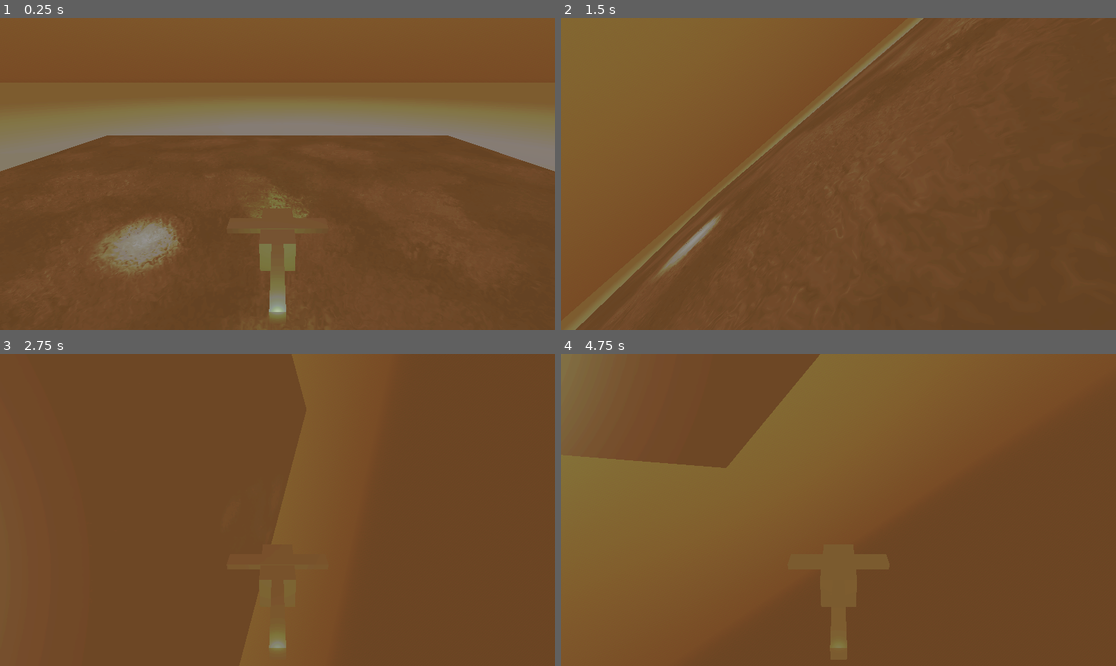
Above: before the commit, frames 1-4 (two rows, left to right).
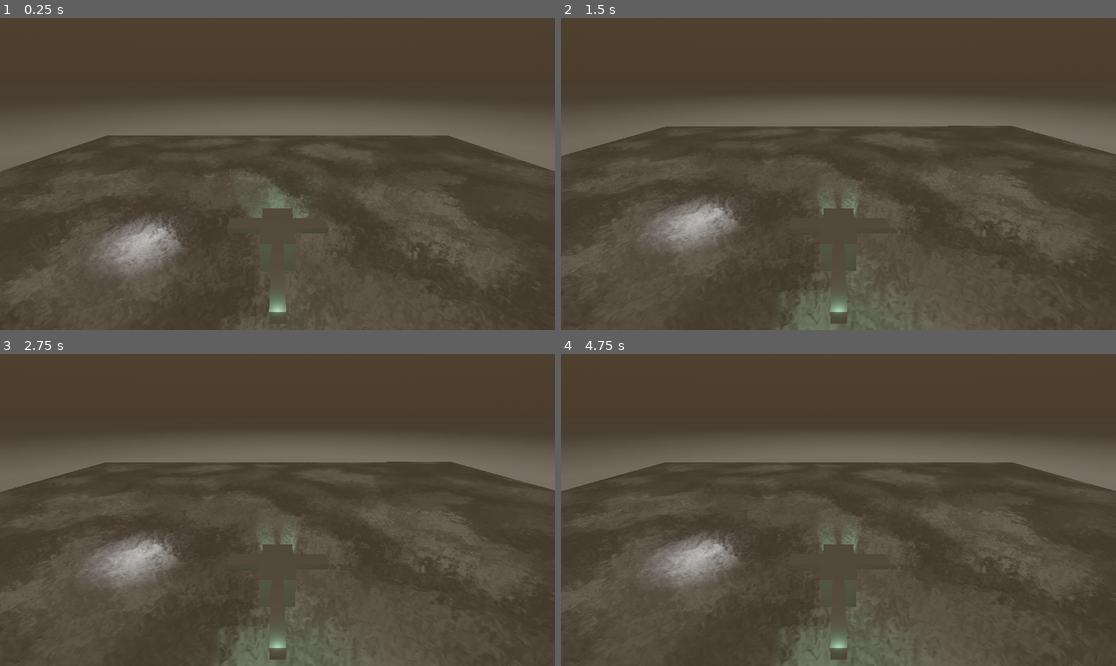
Above: after the commit, the same moments.

Repository: fracter2/here-be-le-dragon
Game: Godot game, scene res://Content/World.tscn
Same seed, same stepped clock (60 frames per second), same inputs: the game is played once before the commit and once after it.
Inputs:
- Up to frame 1 (0.25 s): no input
- Up to frame 2 (1.5 s): hold D (barrel_right) 0.53-1.28 s; tap P (flip_pitch) at 0.6, 1.35 s; hold Down (pitch_down) from 1.28 s (still down)
- Up to frame 3 (2.75 s): release Down (pitch_down) at 2.03 s; hold D (barrel_right) from 2.03 s (still down); tap P (flip_pitch) at 2.1 s
- Up to frame 4 (4.75 s): release D (barrel_right) at 2.78 s; hold Up (pitch_up) 2.78-3.53 s; tap P (flip_pitch) at 2.85, 3.6, 4.35 s; hold A (barrel_left) from 3.53 s (still down)

The runs differ from the first frame. In frame 1, 89% of the frame differs, in the area x 0-100%, y 0-100%; in frame 2, 95%; in frame 3, 99%; in frame 4, 100%.

Commit message:
cleaned up helicopter code and added mass to thrust and rotation calculation. Also separated the color adjustments in World, and tweaked it a bit

Diff:
--- a/Content/Helicopter.tscn
+++ b/Content/Helicopter.tscn
@@ -28,19 +28,16 @@
 [node name="Helicopter" type="RigidBody3D"]
 collision_layer = 2
 mass = 300.0
-linear_damp = 0.486
-angular_damp = 2.274
+linear_damp = 0.1
+angular_damp = 0.8
 script = ExtResource("1_nikds")
-speed_pitch = 3.0
-speed_barrel = 3.0
-speed_yaw = 3.0
-speed_thrust = 12000.0
 flip_pitch = -1.0
+rotation_multiplier = 200.0
+thrust_up = 30.0
 
 [node name="CollisionShape3D" type="CollisionShape3D" parent="."]
 transform = Transform3D(1, 0, 0, 0, 1, 0, 0, 0, 1, 0, 0.411, -0.511)
 shape = SubResource("BoxShape3D_6r8wy")
-disabled = true
 metadata/_edit_group_ = true
 
 [node name="Body" type="CSGBox3D" parent="CollisionShape3D"]
@@ -89,3 +86,10 @@
 transform = Transform3D(1, 0, 0, 0, 1, 0, 0, 0, 1, 0, 3.06678, 0)
 visible = false
 mesh = SubResource("BoxMesh_nikds")
+
+[node name="UI" type="CanvasLayer" parent="."]
+
+[node name="InputDisplay" type="Label" parent="UI"]
+visible = false
+offset_right = 40.0
+offset_bottom = 40.0
--- a/Content/World.tscn
+++ b/Content/World.tscn
@@ -3,8 +3,7 @@
 [ext_resource type="PackedScene" uid="uid://d1gyep613eqe1" path="res://Content/Helicopter.tscn" id="1_k5ufn"]
 
 [sub_resource type="Gradient" id="Gradient_k5ufn"]
-offsets = PackedFloat32Array(0, 0.0833333, 0.205556, 0.288793, 0.336207, 0.372222, 0.405556, 0.527778, 0.588889, 0.8, 1)
-colors = PackedColorArray(0, 0, 0, 1, 7.52043e-10, 0.0477443, 0.000931324, 1, 0.119996, 0.0925577, 0.0441069, 1, 0.217604, 0.204931, 0.182553, 1, 0.301382, 0.301382, 0.301382, 1, 0.456231, 0.456231, 0.456231, 1, 0.51282, 0.483434, 0.425593, 1, 0.560762, 0.560762, 0.560762, 1, 0.605864, 0.582232, 0.51995, 1, 0.834705, 0.779139, 0.728304, 1, 1, 1, 1, 1)
+interpolation_mode = 2
 
 [sub_resource type="GradientTexture1D" id="GradientTexture1D_t4kx2"]
 gradient = SubResource("Gradient_k5ufn")
@@ -30,7 +29,8 @@
 glow_hdr_threshold = 0.83
 fog_enabled = true
 fog_mode = 1
-fog_light_color = Color(0.39146, 0.35297, 0.295208, 1)
+fog_light_color = Color(0.556957, 0.509324, 0.437992, 1)
+fog_light_energy = 0.33
 fog_sun_scatter = 0.33
 fog_density = 1.0
 fog_sky_affect = 0.809
@@ -79,9 +79,6 @@
 [sub_resource type="BoxShape3D" id="BoxShape3D_k5ufn"]
 size = Vector3(20000, 3.40912, 20000)
 
-[sub_resource type="BoxShape3D" id="BoxShape3D_t4kx2"]
-size = Vector3(80, 5, 80)
-
 [sub_resource type="FastNoiseLite" id="FastNoiseLite_k5ufn"]
 noise_type = 3
 fractal_type = 3
@@ -125,11 +122,15 @@
 albedo_texture = SubResource("NoiseTexture2D_t4kx2")
 normal_enabled = true
 normal_texture = SubResource("NoiseTexture2D_53wj3")
+rim_enabled = true
 heightmap_enabled = true
 heightmap_texture = SubResource("NoiseTexture2D_pq6nd")
 distance_fade_min_distance = 0.61
 distance_fade_max_distance = 12.77
 
+[sub_resource type="BoxShape3D" id="BoxShape3D_t4kx2"]
+size = Vector3(80, 5, 80)
+
 [sub_resource type="SceneReplicationConfig" id="SceneReplicationConfig_k5ufn"]
 
 [node name="World" type="Node3D"]
@@ -141,11 +142,13 @@
 transform = Transform3D(0.947769, 0.104918, -0.301207, 0, 0.944351, 0.328941, 0.318957, -0.31176, 0.895026, -4.66732, 11.3223, 12.0528)
 attributes = SubResource("CameraAttributesPractical_wdgk3")
 fov = 78.9
+far = 750.0
 script = SubResource("GDScript_k5ufn")
 
 [node name="DirectionalLight3D" type="DirectionalLight3D" parent="."]
 transform = Transform3D(0.913886, 0.132017, -0.383906, 0.265785, 0.520252, 0.811601, 0.306873, -0.843748, 0.440363, 0, 16.5198, 0)
-light_energy = 0.295
+light_color = Color(0.813536, 0.762062, 0.713064, 1)
+light_energy = 1.046
 
 [node name="Map" type="Node3D" parent="."]
 
@@ -160,16 +163,20 @@
 transform = Transform3D(1, 0, 0, 0, 1, 0, 0, 0, 1, 0, -1.55234, 0)
 shape = SubResource("BoxShape3D_k5ufn")
 
+[node name="CSGBox3D" type="CSGBox3D" parent="Map"]
+use_collision = true
+size = Vector3(80, 5, 80)
+material = SubResource("StandardMaterial3D_hlcxu")
+
 [node name="StaticBody3D" type="StaticBody3D" parent="Map"]
+visible = false
 collision_priority = 100.0
 metadata/_edit_group_ = true
 
 [node name="CollisionShape3D" type="CollisionShape3D" parent="Map/StaticBody3D"]
+visible = false
 shape = SubResource("BoxShape3D_t4kx2")
-
-[node name="CSGBox3D" type="CSGBox3D" parent="Map/StaticBody3D/CollisionShape3D"]
-size = Vector3(80, 5, 80)
-material = SubResource("StandardMaterial3D_hlcxu")
+disabled = true
 
 [node name="Entities" type="Node3D" parent="."]
 
--- a/Content/helicopter.gd
+++ b/Content/helicopter.gd
@@ -1,14 +1,22 @@
 extends RigidBody3D
 
-@export var speed_pitch:float = 10
-@export var speed_barrel:float = 10
-@export var speed_yaw:float = 10
-@export var speed_thrust:float = 10
+@export var flip_pitch : float = 1
+@export var multiply_by_mass: bool = true
 
-@export var flip_pitch : float = 1
+
+
+@export_group("Rotation", "rotation_")
+@export var rotation_multiplier: float = 1
+@export var rotation_pitch:float = 1
+@export var rotation_barrel:float = 1
+@export var rotation_yaw:float = 1
+
+@export_group("Thrust", "thrust_")
+@export var thrust_up:float = 4
 
 
 @onready var debug_thrust_pointer: MeshInstance3D = $DebugThrustPointer
+@onready var input_display: Label = $UI/InputDisplay
 
 # Called when the node enters the scene tree for the first time.
 func _ready() -> void:
@@ -30,29 +38,12 @@
 	var input_yaw:float = Input.get_axis(&"yaw_right", &"yaw_left")
 	var input_thrust:float = Input.get_axis(&"thrust_down", &"thrust_up")
 
-	var rot:Vector3 = Vector3(input_pitch * speed_pitch, input_yaw * speed_yaw, input_barrel * speed_barrel)
-
-	# Rotate the "rotation force" by the actual rotation (hopefully making it into local-rotation)
-	#var rot_matrix: Basis =
-
-	#var qua: Quaternion = global_basis.get_rotation_quaternion().normalized()
-	#var rot_matrix: Transform3D
-	#var rotaded_rot: Vector3 = rot * basis.orthonormalized()
-	#transform.basis.get_rotation_quaternion()
-	#transform.rotated_local().basis.get_rotation_quaternion()
-	# rotate "rot" by local-space rotation
-
-
-	var new_tr: Transform3D = Transform3D(transform)
-	new_tr = new_tr.rotated_local(Vector3.RIGHT, rot.x * delta)
-	new_tr = new_tr.rotated_local(Vector3.UP, rot.y * delta)
-	new_tr = new_tr.rotated_local(Vector3.FORWARD, rot.z * delta)
-
-	#transform.basis = new_tr.basis.orthonormalized()
+	var rot:Vector3 = Vector3(input_pitch * rotation_pitch, input_yaw * rotation_yaw, input_barrel * rotation_barrel)
+	if multiply_by_mass: rot *= mass
 	apply_torque(basis * rot)
 
-	#var rotaded_thrust: Vector3 = (Vector3.UP * input_thrust * speed_thrust) * global_basis
-	var rotaded_thrust: Vector3 = basis.orthonormalized() * (Vector3.UP * input_thrust * speed_thrust)
-	#apply_central_force(Vector3.UP * input_thrust * speed_thrust)
-	apply_central_force(rotaded_thrust)
-	debug_thrust_pointer.position = basis.orthonormalized() * (4 * Vector3.UP)
+	var thrust: Vector3 = (Vector3.UP * input_thrust * thrust_up)
+	if multiply_by_mass: thrust *= mass
+	apply_central_force(basis * thrust)
+
+	input_display.text = "rot: " + str(rot) + "\thrust: " + str(thrust)
--- /dev/null
+++ b/World Environment/Color_Smooth1.tres
@@ -0,0 +1,9 @@
+[gd_resource type="GradientTexture1D" load_steps=2 format=3 uid="uid://bwlufnk0y5tyf"]
+
+[sub_resource type="Gradient" id="Gradient_kbf0k"]
+interpolation_color_space = 2
+offsets = PackedFloat32Array(0, 0.205556, 0.288793, 0.336207, 0.372222, 0.428571, 1)
+colors = PackedColorArray(0, 0, 0, 1, 0.119996, 0.0925577, 0.0441069, 1, 0.217604, 0.204931, 0.182553, 1, 0.301382, 0.301382, 0.301382, 1, 0.456231, 0.456231, 0.456231, 1, 0.560762, 0.560762, 0.560762, 1, 1, 1, 1, 1)
+
+[resource]
+gradient = SubResource("Gradient_kbf0k")
